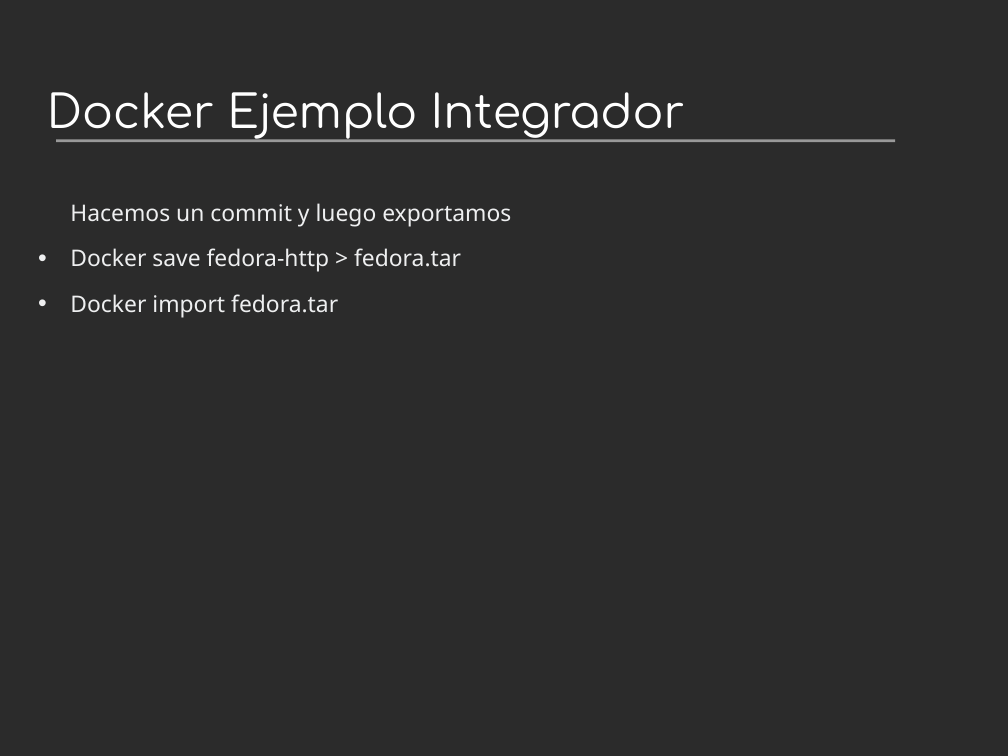
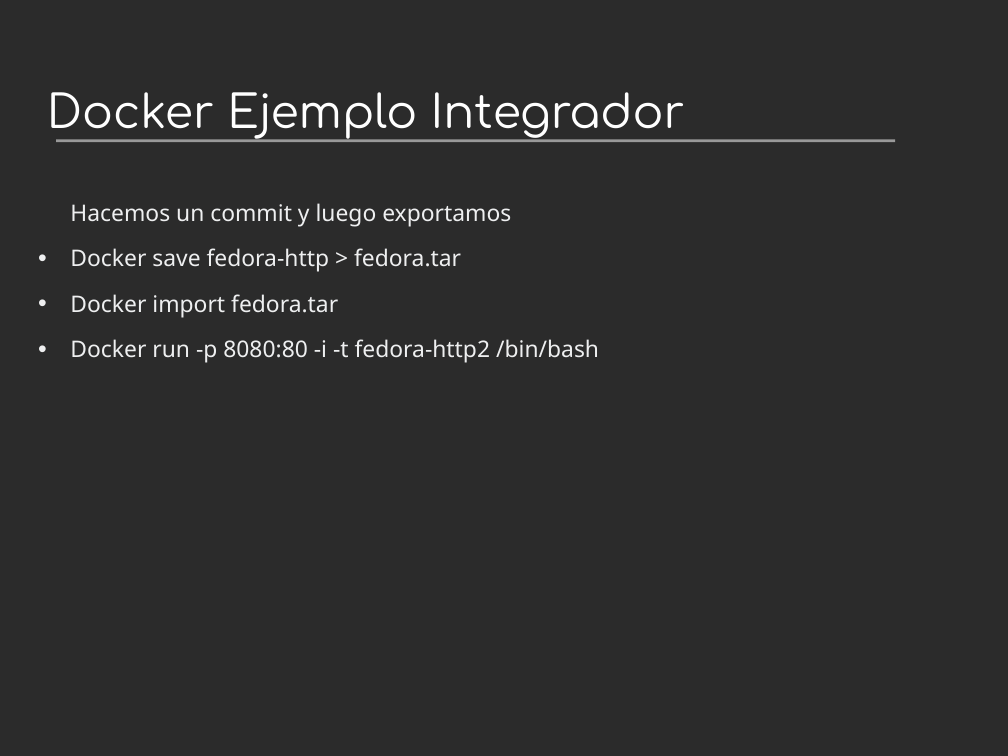
Before and after one commit to villadalmine/arg-fedora, a slide deck: slide 42 of Presentaciones/dataops2015/ProyectoAtomic.odp (slide 41 before the commit). Drawn at 1008x756 pixels with LibreOffice and Linux fonts; fonts in the diff are those of the drawing; background and template pictures are left out; a plain dark background stands for a picture behind light text. Boxes give left, top, right and bottom in pixels: in the first picture for what was removed or moved away, otherwise in the second. Text is boxed around its words. In the diff, an @@ line names an element or a change of style, - is before the commit and + after.

```diff
--- a/Presentaciones/dataops2015/ProyectoAtomic.odp
+++ b/Presentaciones/dataops2015/ProyectoAtomic.odp
@@ text at (x1=70, y1=339, x2=599, y2=363): paragraph added @@
+• Docker run -p 8080:80 -i -t fedora-http2 /bin/bash
```
Also in this commit, not shown: 2 slides added, 19 other files.
